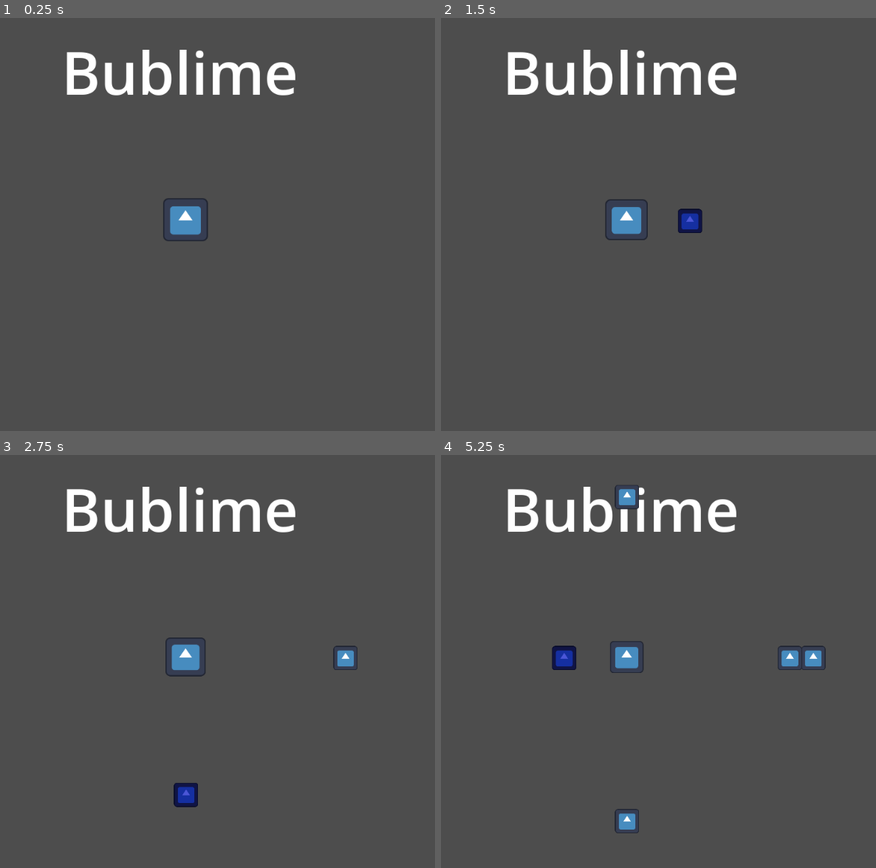
Above: before the commit, frames 1-4 (two rows, left to right).
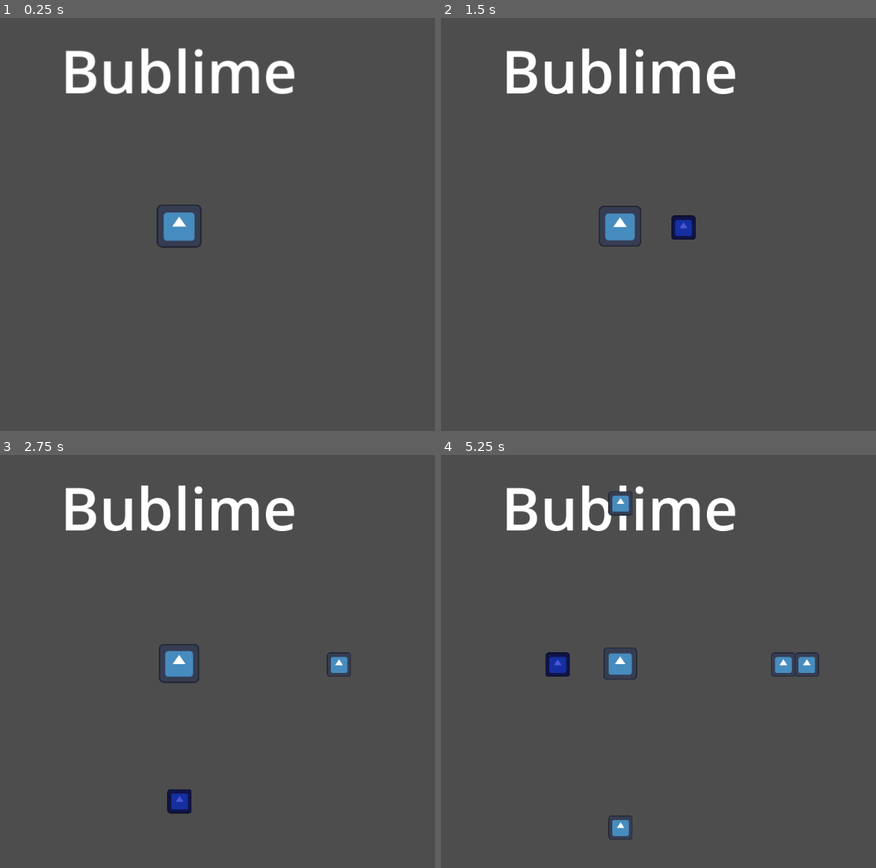
Above: after the commit, the same moments.

Repository: LeslieLlama/Bublime
Game: Godot game, scene res://Scenes/MainGame.tscn
Same seed, same stepped clock (60 frames per second), same inputs: the game is played once before the commit and once after it. The engine's default icon, where the game draws it, is replaced by a stand-in: a white triangle on a blue panel in a dark square.
Inputs:
- Up to frame 1 (0.25 s): no input
- Up to frame 2 (1.5 s): hold Right (fire_right) 0.53-1.28 s; tap Enter at 1.25 s; hold Down (fire_down) from 1.28 s (still down)
- Up to frame 3 (2.75 s): release Down (fire_down) at 2.03 s; hold Right (fire_right) from 2.03 s (still down)
- Up to frame 4 (5.25 s): release Right (fire_right) at 2.78 s; hold Up (fire_up) 2.78-3.53 s; hold Left (fire_left) 3.53-5.03 s; hold Down (fire_down) from 5.03 s (still down)

The runs differ from the first frame. In frame 1, 2.0% of the frame differs, in the area x 15-68%, y 7-56%; in frame 2, 2.3%; in frame 3, 2.5%; in frame 4, 3.2%, in the area x 15-89%, y 7-94%.

Commit message:
Camera Zones
added camera zones for movement between rooms, they tween nicely as well with smoothing enabled on the transition

Diff:
--- a/AutoLoad/Signals.gd
+++ b/AutoLoad/Signals.gd
@@ -2,3 +2,5 @@
 
 
 signal bubble_collected(position : Vector2)
+
+signal new_room_entered(area2d)
--- a/Scenes/MainGame.tscn
+++ b/Scenes/MainGame.tscn
@@ -1,10 +1,33 @@
-[gd_scene load_steps=3 format=3 uid="uid://cmbm5i2wxwi4d"]
+[gd_scene load_steps=5 format=3 uid="uid://cmbm5i2wxwi4d"]
 
 [ext_resource type="PackedScene" uid="uid://xh4wteq4jqc5" path="res://Scenes/player.tscn" id="1_84xqw"]
 [ext_resource type="PackedScene" uid="uid://db6q8ql0fqkvs" path="res://Scenes/ui.tscn" id="2_srcq2"]
+[ext_resource type="Script" path="res://Scenes/camera_zone.gd" id="3_1ve3w"]
+
+[sub_resource type="RectangleShape2D" id="RectangleShape2D_o0ppl"]
+size = Vector2(999, 1000)
 
 [node name="MainGame" type="Node2D"]
 
 [node name="Player" parent="." instance=ExtResource("1_84xqw")]
+position = Vector2(501, 503)
 
 [node name="UI" parent="." instance=ExtResource("2_srcq2")]
+
+[node name="CameraZone1" type="Area2D" parent="."]
+script = ExtResource("3_1ve3w")
+
+[node name="CollisionShape2D" type="CollisionShape2D" parent="CameraZone1"]
+position = Vector2(502.5, 502)
+shape = SubResource("RectangleShape2D_o0ppl")
+
+[node name="CameraZone2" type="Area2D" parent="."]
+position = Vector2(1006, 0)
+script = ExtResource("3_1ve3w")
+
+[node name="CollisionShape2D" type="CollisionShape2D" parent="CameraZone2"]
+position = Vector2(502.5, 502)
+shape = SubResource("RectangleShape2D_o0ppl")
+
+[connection signal="body_entered" from="CameraZone1" to="CameraZone1" method="_on_body_entered"]
+[connection signal="body_entered" from="CameraZone2" to="CameraZone2" method="_on_body_entered"]
--- /dev/null
+++ b/Scenes/camera_zone.gd
@@ -0,0 +1,6 @@
+extends Area2D
+
+
+func _on_body_entered(body: Node2D) -> void:
+	if body.is_in_group("player"):
+		Signals.emit_signal("new_room_entered", self)
--- a/Scenes/player.tscn
+++ b/Scenes/player.tscn
@@ -1,14 +1,14 @@
-[gd_scene load_steps=5 format=3 uid="uid://xh4wteq4jqc5"]
+[gd_scene load_steps=6 format=3 uid="uid://xh4wteq4jqc5"]
 
 [ext_resource type="Script" path="res://Scenes/PlayerMovement.gd" id="1_iolvt"]
 [ext_resource type="PackedScene" uid="uid://dnqvkt8q7njgu" path="res://Scenes/bubble_projectile.tscn" id="2_y87s2"]
 [ext_resource type="Texture2D" uid="uid://rrlixygeg2p8" path="res://icon.svg" id="3_e5is4"]
+[ext_resource type="Script" path="res://Scenes/player_camera.gd" id="4_ebh4y"]
 
 [sub_resource type="CircleShape2D" id="CircleShape2D_le6j4"]
 radius = 53.1507
 
 [node name="Player" type="CharacterBody2D" groups=["player"]]
-position = Vector2(510, 490)
 collision_mask = 0
 script = ExtResource("1_iolvt")
 bubble_projectile = ExtResource("2_y87s2")
@@ -20,3 +20,8 @@
 
 [node name="CollisionShape2D" type="CollisionShape2D" parent="."]
 shape = SubResource("CircleShape2D_le6j4")
+
+[node name="Camera2D" type="Camera2D" parent="."]
+limit_smoothed = true
+position_smoothing_enabled = true
+script = ExtResource("4_ebh4y")
--- /dev/null
+++ b/Scenes/player_camera.gd
@@ -0,0 +1,22 @@
+extends Camera2D
+
+func _ready():
+	Signals.new_room_entered.connect(_on_new_room_entered)
+
+func _on_new_room_entered(area: Area2D) -> void:
+	var collision_shape = area.get_node("CollisionShape2D")
+	var size = collision_shape.shape.extents*2
+
+	#for if room is smaller than viewport size
+	var view_size = get_viewport_rect().size
+	if size.y < view_size.y:
+		size.y = view_size.y
+
+	if size.x < view_size.x:
+		size.x = view_size.x
+
+	limit_top = collision_shape.global_position.y - size.y/2
+	limit_left = collision_shape.global_position.x - size.x/2
+
+	limit_bottom = limit_top + size.y
+	limit_right = limit_left + size.x
